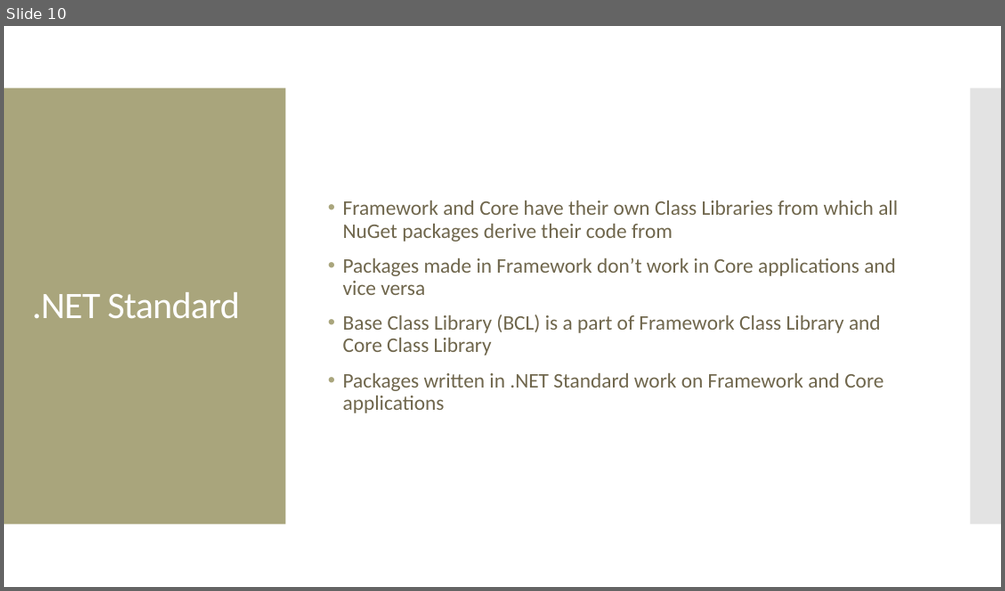
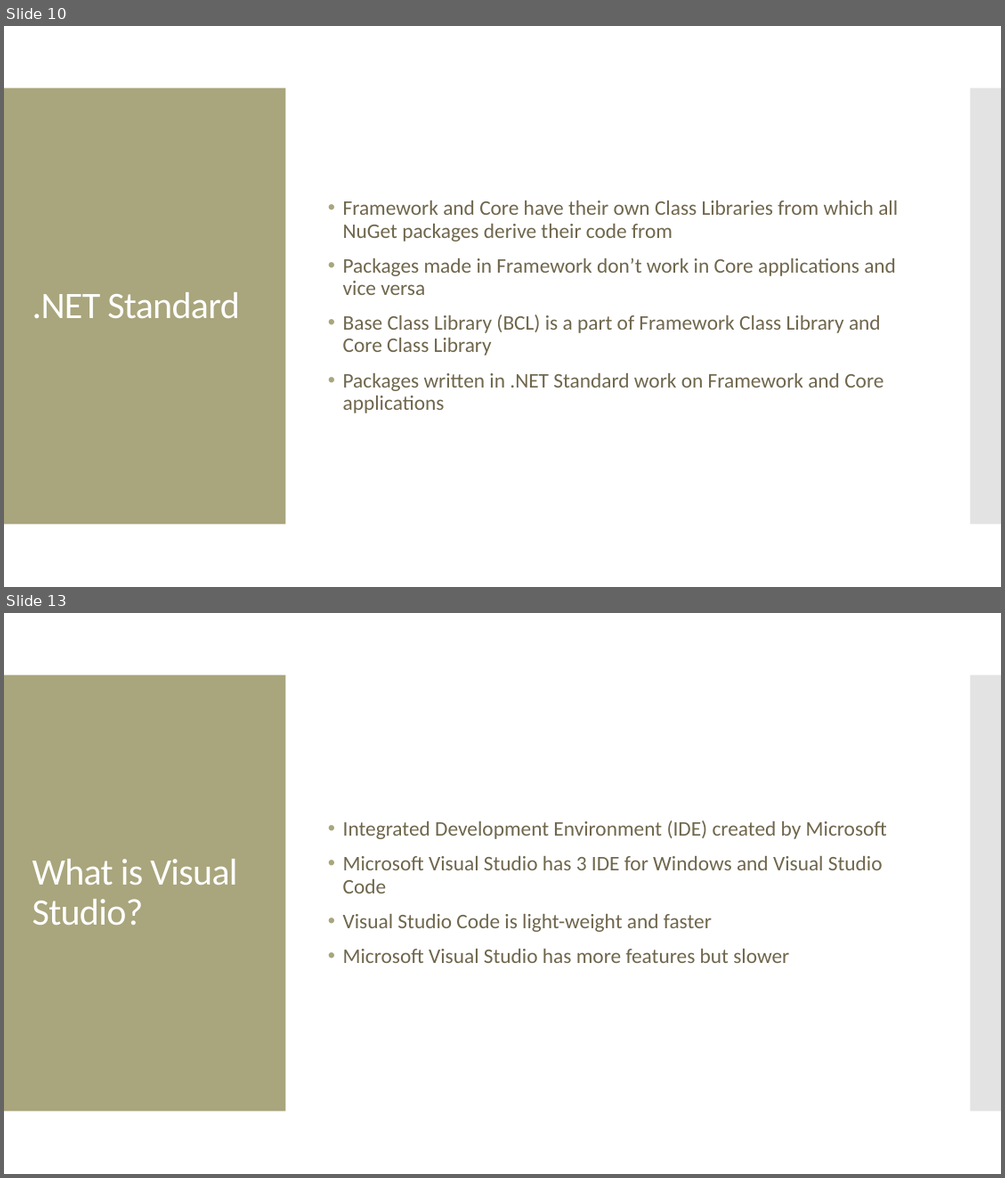
Before and after one commit to Manny-Apsel/.NET-C-Workshop, a slide deck: Presentation.pptx. Shown one above the other, each under a label of ours: slide 10 before the commit, slides 10 and 13 after it; the slides between them are not shown. The pictures are 1005x591 and 1005x1178 pixels, drawn with LibreOffice and Linux fonts; fonts in the diff are those of the drawing. Boxes give left, top, right and bottom in pixels: in the first picture for what was removed or moved away, otherwise in the second. Text is boxed around its words. In the diff, an @@ line names an element or a change of style, - is before the commit and + after.

Commit message:
added some text for the c# section of the powerpoint

```diff
--- a/Presentation.pptx
+++ b/Presentation.pptx
@@ slide 13 added at [4,613,1001,1174], background #FFFFFF; not listed: 2 template elements that a slide beside it also shows @@
@@ text added at [343,820,887,963], 20 pt, text #6F664C @@
+• Integrated Development Environment (IDE) created by Microsoft
+• Microsoft Visual Studio has 3 IDE for Windows and Visual Studio Code
+• Visual Studio Code is light-weight and faster
+• Microsoft Visual Studio has more features but slower
@@ title added at [32,859,237,925], 36 pt, text #FFFFFF @@
+What is Visual Studio?
```
Also in this commit, not shown: 5 other slides added.
